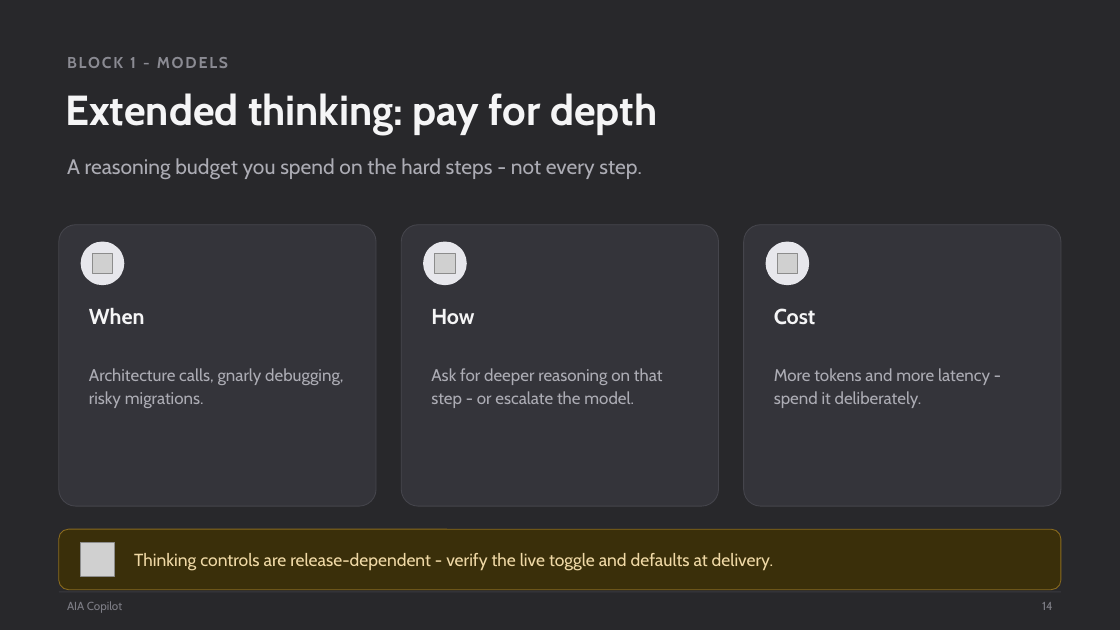
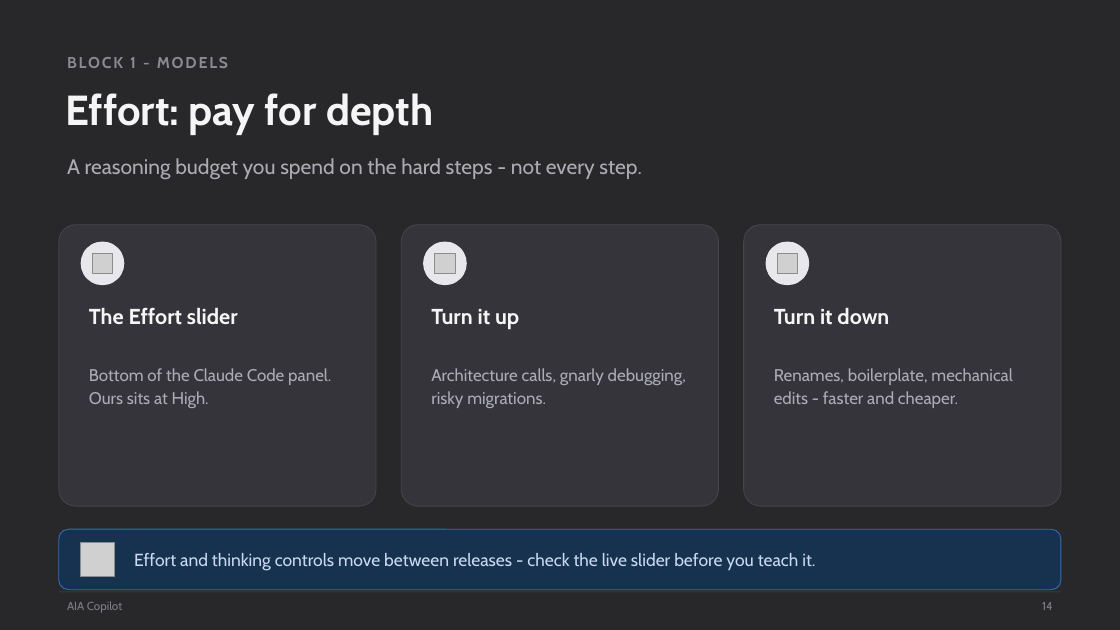
Before and after one commit to scottrhay/AIA-ClaudeCopilot, a slide deck: slide 14 of claude-code-3day/slides/Day1_Claude_Code_Fundamentals.pptx. Drawn at 1120x630 pixels with LibreOffice and Linux fonts; fonts in the diff are those of the drawing; grey boxes stand for pictures. Boxes give left, top, right and bottom in pixels: in the first picture for what was removed or moved away, otherwise in the second. Text is boxed around its words. In the diff, an @@ line names an element or a change of style, - is before the commit and + after.

Commit message:
Correct to 5 permission modes (Auto restored) + Effort slider now taught; flag full panel vs reduced side-pane tab

```diff
--- a/claude-code-3day/slides/Day1_Claude_Code_Fundamentals.pptx
+++ b/claude-code-3day/slides/Day1_Claude_Code_Fundamentals.pptx
@@ text at box(65, 93, 433, 135): text changed @@
-Extended thinking: pay for depth
+Effort: pay for depth
@@ text at box(89, 308, 238, 325): text changed @@
-When
+The Effort slider
@@ text at box(431, 309, 519, 330): text changed @@
-How
+Turn it up
@@ text at box(774, 308, 889, 325): text changed @@
-Cost
+Turn it down
@@ text at box(89, 368, 331, 408): text changed @@
-Architecture calls, gnarly debugging, risky migrations.
+Bottom of the Claude Code panel. Ours sits at High.
@@ text at box(431, 368, 686, 408): text changed @@
-Ask for deeper reasoning on that step - or escalate the model.
+Architecture calls, gnarly debugging, risky migrations.
@@ text at box(774, 368, 1012, 408): text changed @@
-More tokens and more latency - spend it deliberately.
+Renames, boilerplate, mechanical edits - faster and cheaper.
@@ rounded rectangle at box(59, 529, 1061, 590): fill #3A2F0A to #16324F; outline #8A6B1E 0.75 pt to #2F6FBE 0.75 pt @@
@@ text at box(134, 553, 815, 571): text changed; text colour #F0D9A6 to #CAD8F2 @@
-Thinking controls are release-dependent - verify the live toggle and defaults at delivery.
+Effort and thinking controls move between releases - check the live slider before you teach it.
```
Also in this commit, not shown: 2 other slides changed, 2 other files.
